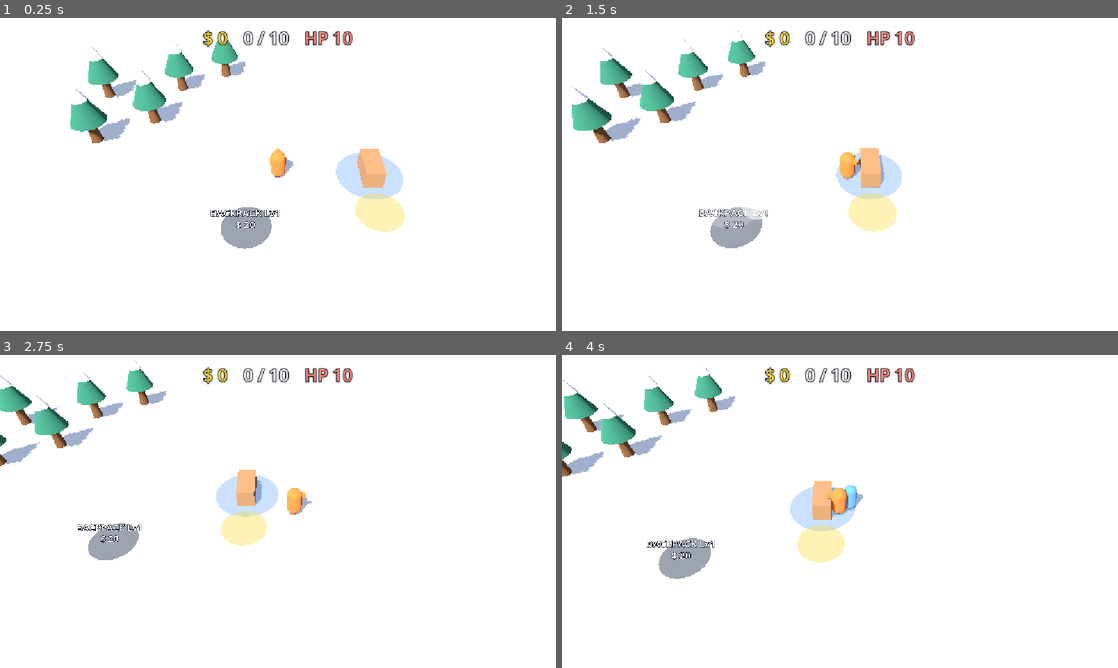
Above: before the commit, frames 1-4 (two rows, left to right).
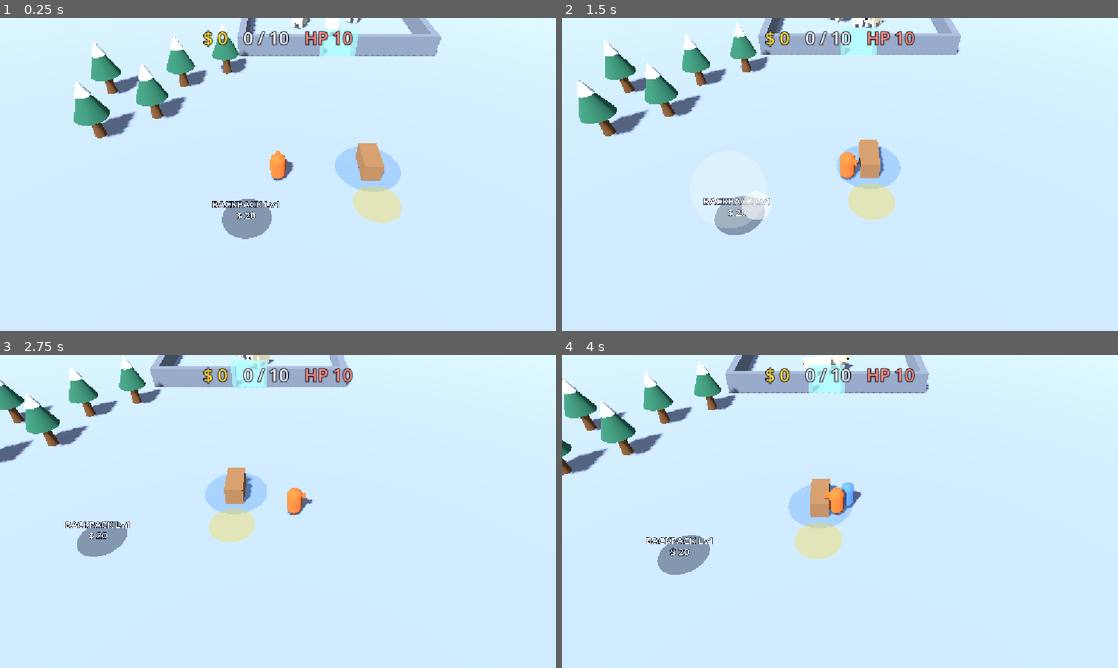
Above: after the commit, the same moments.

Repository: kimpro4214/FrostCamp
Game: Godot game, scene res://frost_camp/scenes/main.tscn
Same seed, same stepped clock (60 frames per second), same inputs: the game is played once before the commit and once after it.
Inputs (mouse positions are in pixels of both pictures, inside the frame that each line leads up to):
- Up to frame 1 (0.25 s): no input
- Up to frame 2 (1.5 s): move the mouse to (962, 158) at 0.52 s; hold D 0.53-1.25 s; click (962, 158) at 0.67 s; drag from (728, 190) to (812, 237) at 1.27 s
- Up to frame 3 (2.75 s): move the mouse to (333, 442) at 2.02 s; hold D from 2.03 s (still down)
- Up to frame 4 (4 s): release D at 2.75 s; drag from (812, 574) to (673, 464) at 2.77 s; move the mouse to (1006, 558) at 3.52 s; hold A from 3.53 s (still down)

The runs differ from the first frame. In frame 1, 98% of the frame differs, in the area x 0-100%, y 0-100%; in frame 2, 97%; in frame 3, 99%; in frame 4, 98%.

Commit message:
feat: 프로스트 캠프 메인 씬에 곰과 서식지 배치, 조명 밝기 조정

Diff:
--- a/frost_camp/scenes/main.gd
+++ b/frost_camp/scenes/main.gd
@@ -4,6 +4,8 @@
 const TreeScene := preload("res://frost_camp/scenes/tree.tscn")
 const StallScene := preload("res://frost_camp/scenes/stall.tscn")
 const ZoneScene := preload("res://frost_camp/scenes/zone.tscn")
+const BearScene := preload("res://frost_camp/scenes/bear.tscn")
+const RegionScene := preload("res://frost_camp/scenes/region.tscn")
 
 var sim: FrostSim
 
@@ -28,6 +30,14 @@
 		var zone := ZoneScene.instantiate()
 		$Zones.add_child(zone)
 		zone.setup(sim, i)
+	for i in sim.bears.size():
+		var bear := BearScene.instantiate()
+		$Bears.add_child(bear)
+		bear.setup(sim, i)
+	for region_name in sim.regions:
+		var region := RegionScene.instantiate()
+		$Regions.add_child(region)
+		region.setup(sim, region_name)
 	_camera.target = _player
 	_camera.snap()
 
--- a/frost_camp/scenes/main.tscn
+++ b/frost_camp/scenes/main.tscn
@@ -10,10 +10,10 @@
 background_color = Color(0.72, 0.84, 0.95, 1)
 ambient_light_source = 2
 ambient_light_color = Color(0.85, 0.9, 1, 1)
-ambient_light_energy = 0.6
+ambient_light_energy = 0.4
 
 [sub_resource type="StandardMaterial3D" id="StandardMaterial3D_snow"]
-albedo_color = Color(0.93, 0.96, 1, 1)
+albedo_color = Color(0.6, 0.66, 0.76, 1)
 
 [sub_resource type="PlaneMesh" id="PlaneMesh_ground"]
 material = SubResource("StandardMaterial3D_snow")
@@ -27,7 +27,7 @@
 
 [node name="Sun" type="DirectionalLight3D" parent="."]
 transform = Transform3D(0.866025, 0.383022, -0.321394, 0, 0.642788, 0.766044, 0.5, -0.663414, 0.55667, 0, 10, 0)
-light_energy = 1.1
+light_energy = 0.8
 shadow_enabled = true
 
 [node name="Ground" type="MeshInstance3D" parent="."]
@@ -44,6 +44,10 @@
 
 [node name="Zones" type="Node3D" parent="."]
 
+[node name="Bears" type="Node3D" parent="."]
+
+[node name="Regions" type="Node3D" parent="."]
+
 [node name="Player" parent="." instance=ExtResource("3_player")]
 
 [node name="HUD" parent="." instance=ExtResource("4_hud")]
